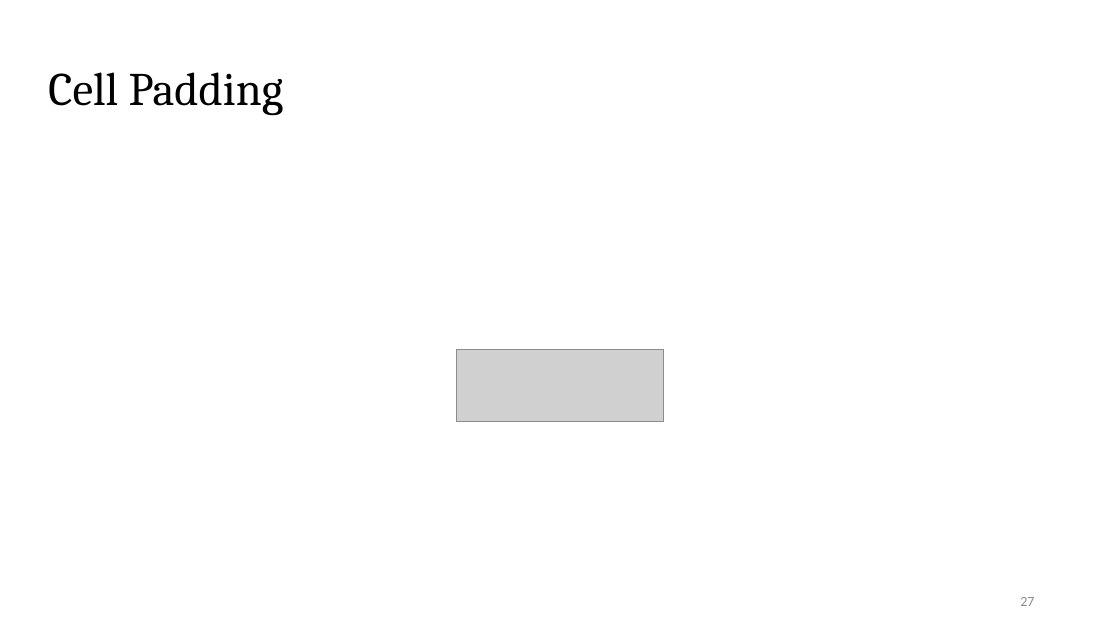
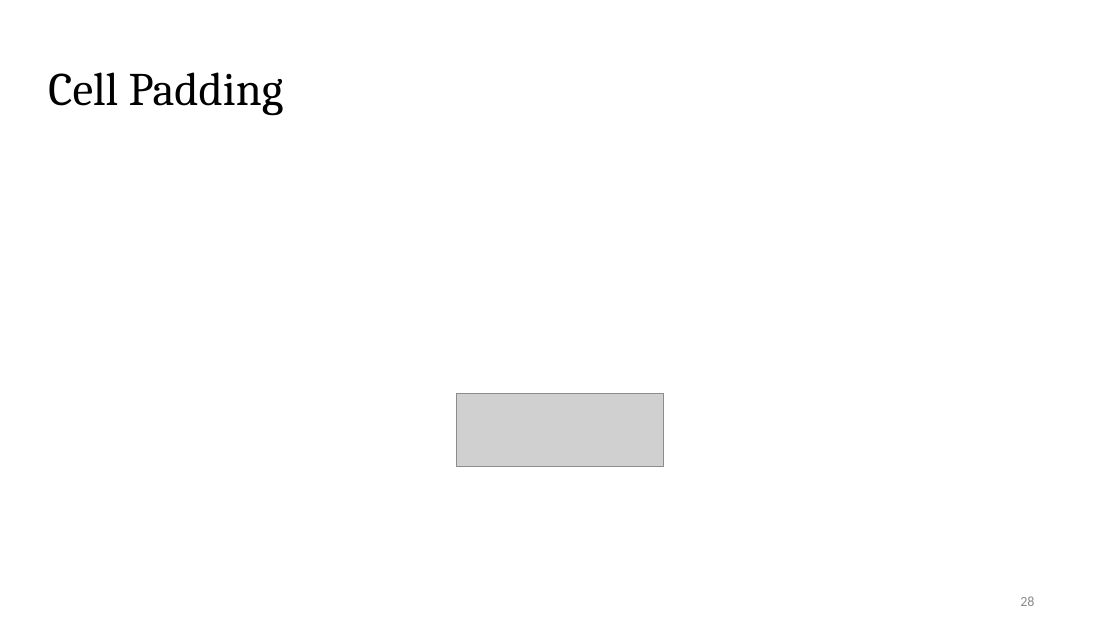
Before and after one commit to Pacific-Feng-Studuies/Studied-Papers, a slide deck: slide 29 of GM/Placement/PUFFER A Routability-Driven Placement Framework via Cell Padding/PUFFER A Routability-Driven Placement Framework via Cell Padding.pptx (slide 28 before the commit). Drawn at 1120x630 pixels with LibreOffice and Linux fonts; fonts in the diff are those of the drawing; grey boxes stand for pictures. Boxes give left, top, right and bottom in pixels: in the first picture for what was removed or moved away, otherwise in the second. Text is boxed around its words. In the diff, an @@ line names an element or a change of style, - is before the commit and + after.

```diff
--- a/GM/Placement/PUFFER A Routability-Driven Placement Framework via Cell Padding/PUFFER A Routability-Driven Placement Framework via Cell Padding.pptx
+++ b/GM/Placement/PUFFER A Routability-Driven Placement Framework via Cell Padding/PUFFER A Routability-Driven Placement Framework via Cell Padding.pptx
@@ picture: place and size @@
-picture at (457, 350, 664, 422)
+picture at (457, 394, 664, 466)
@@ page number at (1020, 596, 1034, 606): text changed @@
-27
+28
```
Also in this commit, not shown: 7 other slides changed, 2 slides added.
